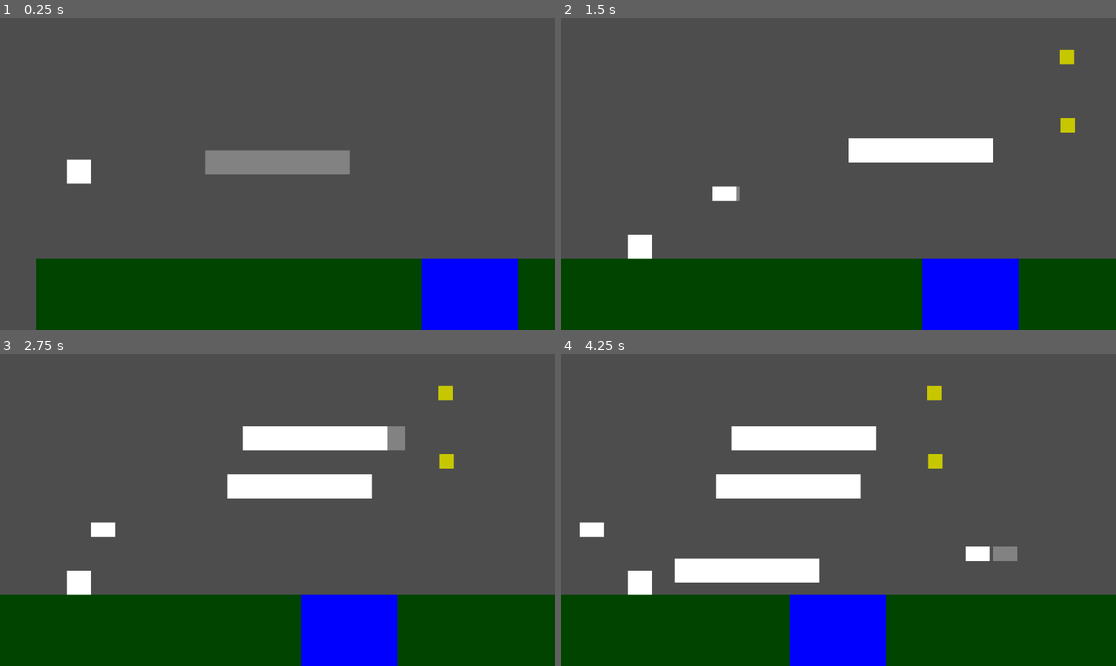
Above: before the commit, frames 1-4 (two rows, left to right).
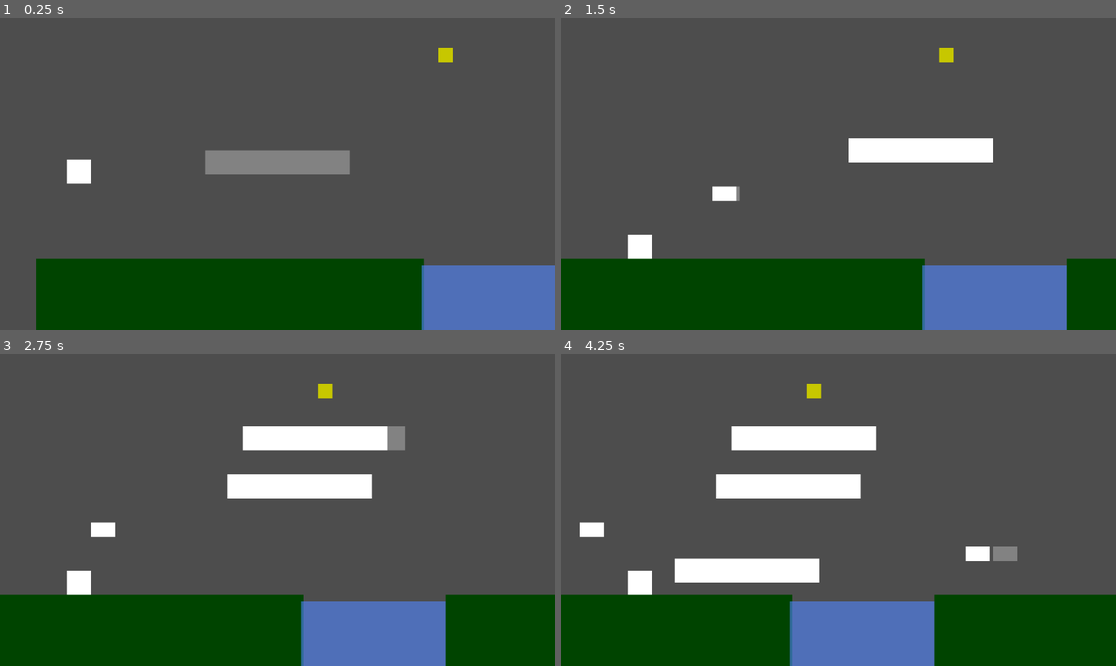
Above: after the commit, the same moments.

Repository: senseibobo/gmtk2023
Game: Godot game, scene res://game.tscn
The game is run twice, just before and just after one commit, with the same random seed, the same clock (stepped at 60 frames per second) and the same inputs.
Inputs (mouse positions are in pixels of both pictures, inside the frame that each line leads up to):
- Up to frame 1 (0.25 s): no input
- Up to frame 2 (1.5 s): move the mouse to (960, 158) at 0.52 s; click (960, 158) at 0.6 s; tap S (select_jump_platform) at 0.77 s; move the mouse to (727, 189) at 1.27 s; click (727, 189) at 1.35 s
- Up to frame 3 (2.75 s): tap S (select_jump_platform) at 1.52 s; move the mouse to (333, 441) at 2.02 s; hold D (select_regular_platform) from 2.03 s (still down); click (333, 441) at 2.3 s
- Up to frame 4 (4.25 s): move the mouse to (810, 572) at 2.77 s; release D (select_regular_platform) at 2.78 s; click (810, 572) at 2.85 s; tap S (select_jump_platform) at 3.02, 3.77 s; move the mouse to (1005, 556) at 3.52 s; click (1005, 556) at 3.6 s

The runs differ from the first frame. In frame 1, 5.6% of the frame differs, in the area x 75-100%, y 9-100%; in frame 2, 6.4%; in frame 3, 6.4%, in the area x 54-82%, y 9-100%; in frame 4, 6.4%.

Commit message:
cleaned up code and added water tile

Diff:
--- a/Game.gd
+++ b/Game.gd
@@ -8,16 +8,11 @@
 var current_platform_selected: int = 0 # 0 - regular platform | 1 - jumping platform
 var max_coins: int = 3
 var coins_spawned_counter: int = 0
+var next_coin: int = 10
+var block_spacing: float = 100.0
 
 func _ready():
 	move_step = 1300
-	coins()
-	#Engine.time_scale *= 5
-
-func coins():
-	while true:
-		spawn_coin(get_coin_spawn_position())
-		await get_tree().create_timer(5.0).timeout
 
 func _process(delta):
 
@@ -30,18 +25,16 @@
 
 	if current_platform_selected == 0:
 		var offset = fmod($Moving.global_position.x,100)
-		$ColorRect.global_position.x = -150+get_global_mouse_position().x#int(get_global_mouse_position().x+50)/100*100+offset
+		$ColorRect.global_position.x = -150+get_global_mouse_position().x
 		$ColorRect.global_position.y = int(get_global_mouse_position().y-25)/25*25
-		#var platform = preload("res://Platform.tscn").instantiate()
 		if Input.is_action_just_released("place_platform"):
 			var platform = preload("res://Platform.tscn").instantiate()
 			$Moving.add_child(platform)
 			platform.global_position = $ColorRect.global_position
 	elif current_platform_selected == 1:
 		var offset = fmod($Moving.global_position.x,100)
-		$ColorRect.global_position.x = -25+get_global_mouse_position().x#int(get_global_mouse_position().x+50)/100*100+offset
+		$ColorRect.global_position.x = -25+get_global_mouse_position().x
 		$ColorRect.global_position.y = int(get_global_mouse_position().y)/25*25
-		#var platform = preload("res://Jump Platform.tscn").instantiate()
 		if Input.is_action_just_released("place_platform"):
 			var platform = preload("res://Jump Platform.tscn").instantiate()
 			$Moving.add_child(platform)
@@ -50,49 +43,39 @@
 	$Moving.global_position.x -= delta*speed
 	move_step += delta*speed
 	while move_step >= 100:
-		water_counter += 1
-		move_step -= 100
-		if water_counter > next_water:
-			if water_counter == next_water + 1:
-				water_width = 2+randi()%2
-			var water = preload("res://grass.tscn").instantiate()
-			$Moving.add_child(water)
-			water.get_node("ColorRect").color = Color.BLUE
-			water.get_node("CollisionShape2D").queue_free()
-			water.global_position.x = 1300-move_step
-			water.global_position.y = 500
-			water_width -= 1
-			if water_width == 0:
-				water_counter = 0
-				next_water = 7+randi()%3
-				spawn_coin(get_coin_spawn_position())
-		else:
-			var grass = preload("res://grass.tscn").instantiate()
-			$Moving.add_child(grass)
-			grass.global_position.x = 1300-move_step
-			grass.global_position.y = 500
+		spawn_block()
 
 	for child in $Moving.get_children():
 		if child.global_position.x < -600:
 			child.queue_free()
 
+func spawn_block():
+	var block
+	water_counter += 1
+	move_step -= block_spacing
+	if water_counter > next_water:
+		if water_counter == next_water + 1:
+			water_width = 2+randi()%2
+		block = preload("res://Water.tscn").instantiate()
+		#VODU DA URADIM
+		water_width -= 1
+		if water_width == 0:
+			water_counter = 0
+			next_water = 7+randi()%3
+	else:
+		block = preload("res://grass.tscn").instantiate()
+	$Moving.add_child(block)
+	block.global_position.x = 1300-move_step
+	block.global_position.y = 500
+	next_coin -= 1
+	if next_coin == 0:
+		spawn_coin(1300-move_step-block_spacing/2)
+		next_coin = 10+randi()%10
 
-func spawn_coin(position_vector: Vector2):
+func spawn_coin(x_position: float):
 	var coin = preload("res://coin.tscn").instantiate()
 	$Moving.add_child(coin)
-	coin.global_position.x = position_vector.x
-	coin.global_position.y = position_vector.y
+	coin.global_position = Vector2(x_position,randf_range(10,450))
 	coins_spawned_counter += 1
 	print("Coin Spawned!")
-
-func get_coin_spawn_position():
-	randomize()
-	var x = 1200
-	var y_range = Vector2(10, 200)
-	if (randi()%4) < 2:
-		y_range = Vector2(10, 200)
-	else:
-		y_range = Vector2(200, 450)
-	var random_y =  randi() % int(y_range[1]-y_range[0]) + 1 + y_range[0]
-	var random_pos = Vector2(x, random_y)
-	return random_pos
+	return coin
--- a/Hero.gd
+++ b/Hero.gd
@@ -15,6 +15,9 @@
 func jump():
 	velocity.y = JUMP_VELOCITY
 
+func drown():
+	pass
+
 func pick_up_coin():
 	coin_counter += 1
 	print("Player has: ", coin_counter, " coins!")
--- a/Hero.tscn
+++ b/Hero.tscn
@@ -6,6 +6,8 @@
 size = Vector2(50, 50)
 
 [node name="Hero" type="CharacterBody2D" groups=["Player"]]
+collision_layer = 2
+collision_mask = 5
 script = ExtResource("1_jkltm")
 
 [node name="ColorRect" type="ColorRect" parent="."]
--- a/Jump Platform.tscn
+++ b/Jump Platform.tscn
@@ -9,6 +9,9 @@
 size = Vector2(50, 30)
 
 [node name="Jump Platform" type="Area2D"]
+collision_layer = 0
+collision_mask = 2
+monitorable = false
 script = ExtResource("1_8p5rf")
 
 [node name="ColorRect" type="ColorRect" parent="."]
--- /dev/null
+++ b/Water.gd
@@ -0,0 +1,8 @@
+extends Area2D
+
+
+
+
+
+func _on_player_entered(body):
+	body.drown()
--- /dev/null
+++ b/Water.tscn
@@ -0,0 +1,24 @@
+[gd_scene load_steps=3 format=3 uid="uid://cy8hnivjmxo8e"]
+
+[ext_resource type="Script" path="res://Water.gd" id="1_l4aor"]
+
+[sub_resource type="RectangleShape2D" id="RectangleShape2D_pc8kw"]
+size = Vector2(100, 286)
+
+[node name="Water" type="Area2D"]
+collision_layer = 0
+collision_mask = 2
+monitorable = false
+script = ExtResource("1_l4aor")
+
+[node name="ColorRect" type="ColorRect" parent="."]
+offset_top = 14.0
+offset_right = 100.0
+offset_bottom = 300.0
+color = Color(0.313726, 0.521569, 1, 0.603922)
+
+[node name="CollisionShape2D" type="CollisionShape2D" parent="."]
+position = Vector2(50, 157)
+shape = SubResource("RectangleShape2D_pc8kw")
+
+[connection signal="body_entered" from="." to="." method="_on_player_entered"]
